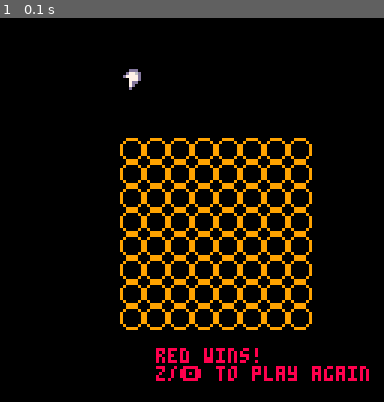
Above: before the commit, frame 1.
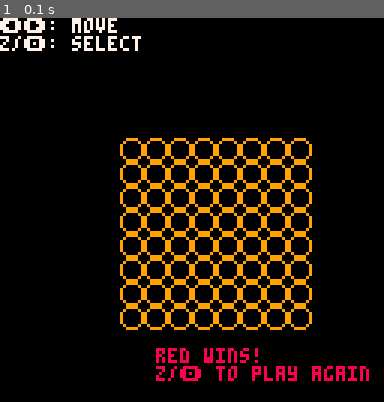
Above: after the commit, the same moment.

Repository: CLICGameStarProjects/WorkshopJeuVideo
Game: PICO-8 cartridge puissance4_vide.p8
Two runs of this game, one before a commit and one after it. Both use one fixed random seed, a clock stepped at 60 frames per second and the inputs below.
Inputs:
- Up to frame 1 (0.1 s): no input

The runs differ from the first frame. In frame 1, 1.3% of the frame differs, in the area x 0-37%, y 0-19%.

Commit message:
Changement de l'exercice pour le flux.

Diff:
--- a/puissance4.p8
+++ b/puissance4.p8
@@ -137,9 +137,7 @@
 
 
  -- print hand above columns
- local x=32+selectedcolumn*8
- local y=16
- spr(1,x,y)
+ printhand()
 
 
 	-- if the game is over,
@@ -157,6 +155,13 @@
 
 end
 
+
+-- print hand above columns
+function printhand()
+ local x=32+selectedcolumn*8
+ local y=16
+ spr(1,x,y)
+end
 
 -- this function changes the
 -- board 'currentturn' from
--- a/puissance4_vide.p8
+++ b/puissance4_vide.p8
@@ -112,11 +112,8 @@
  cls()
 
  -- instructions
- -- todo: sequence!
- -- afficher les instructions
- -- de comment jouer sur
- -- l'ecran
-
+ print("⬅️➡️: move",0,0,7)
+ print("z/🅾️: select",0,6,7)
 
  -- draw board starting at
  -- point (32,32)
@@ -139,9 +136,7 @@
 
 
  -- print hand above columns
- local x=32+selectedcolumn*8
- local y=16
- spr(1,x,y)
+ printhand()
 
 
 	-- if the game is over,
@@ -159,6 +154,25 @@
 
 end
 
+
+-- print hand above columns
+function printhand()
+ -- todo: utiliser la fonction
+ -- spr(num sprite, x, y)
+ -- qui permet d'afficher une
+ -- sprite aux coordonnees (x,y)
+ -- et aussi la variable
+ -- selectedcolumn pour afficher
+ -- une main (sprite num. 1)
+ -- au-dessus de la colonne
+ -- choisie.
+ -- Le tableau de jeu commence
+ -- aux coordonnees (32,32) et
+ -- chaque colonne fait 8 pixels
+ -- de largeur.
+ -- Le (0,0) se trouve en haut
+ -- à gauche de l'ecran.
+end
 
 -- this function changes the
 -- board 'currentturn' from
